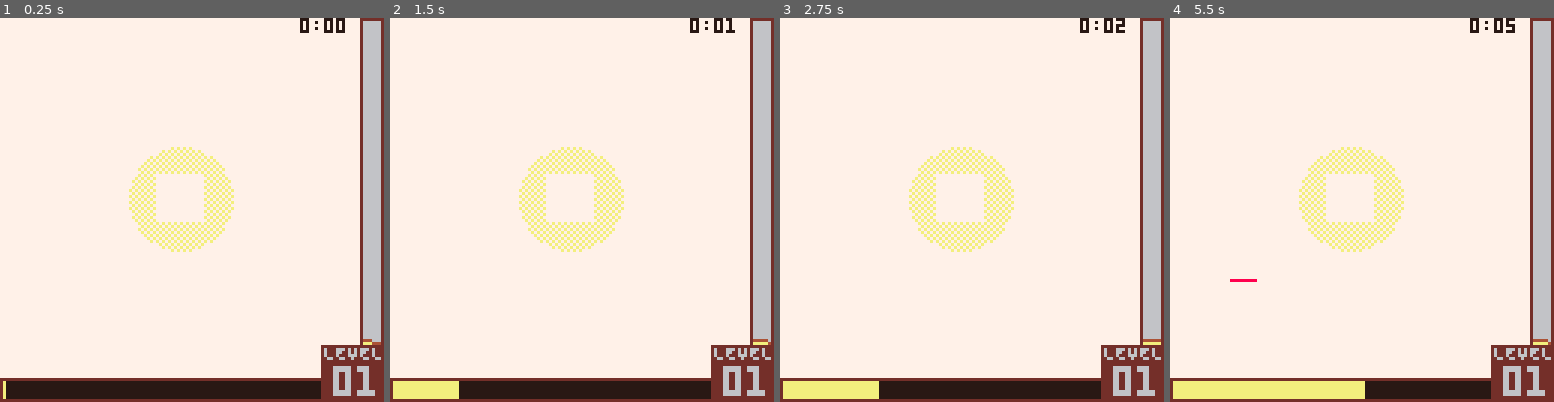
Above: before the commit, frames 1-4 (left to right).
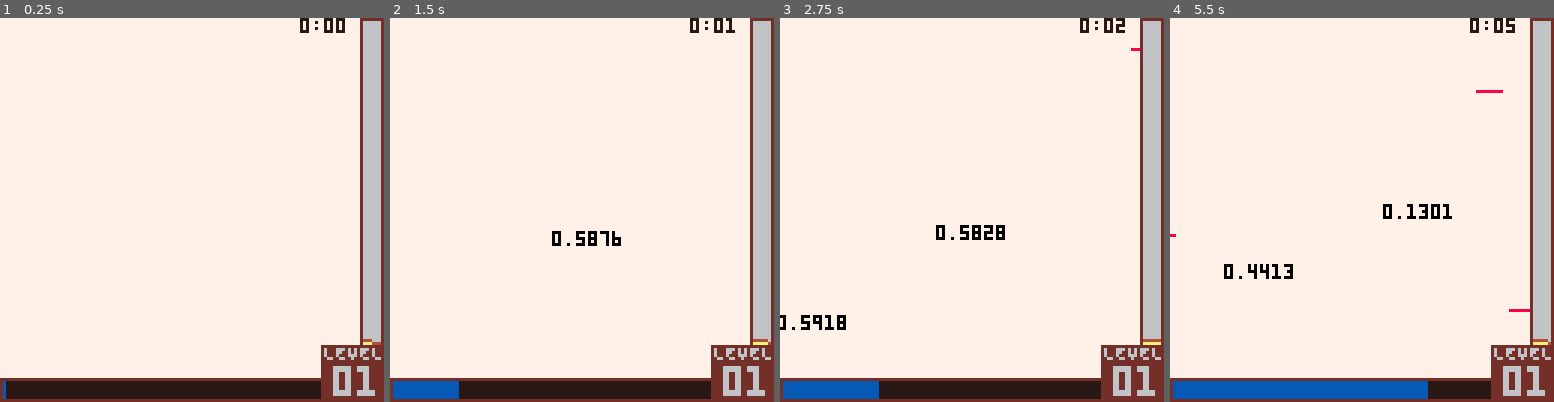
Above: after the commit, the same moments.

Repository: wsasaki01/bath-hack-2026
Game: PICO-8 cartridge fake.p8
The game is run twice, just before and just after one commit, with the same random seed, the same clock (stepped at 60 frames per second) and the same inputs.
Inputs:
- Up to frame 1 (0.25 s): no input
- Up to frame 2 (1.5 s): tap X (X key) at 0.33, 1.07 s; tap O (Z key) at 0.7 s
- Up to frame 3 (2.75 s): hold Right 1.6-2.1 s; tap O (Z key) at 1.7, 2.1, 2.5 s; tap X (X key) at 1.85 s; hold Up 2.15-2.42 s; hold Right from 2.47 s (still down)
- Up to frame 4 (5.5 s): tap O (Z key) every 0.4 s from 2.9 to 5.3 s; tap X (X key) at 2.97, 4.08, 5.2 s; release Right at 3.03 s; hold Left 3.08-3.58 s; hold Down 3.63-3.97 s; hold Right 4.02-4.68 s; hold Up 4.73-5.03 s; hold Left from 5.08 s (still down)

The runs differ from the first frame. In frame 1, 2.2% of the frame differs, in the area x 0-61%, y 33-100%; in frame 2, 3.2%; in frame 3, 3.8%; in frame 4, 6.0%, in the area x 0-94%, y 18-100%.

Commit message:
Dart projectile sprite

Diff:
--- a/draw.lua
+++ b/draw.lua
@@ -168,7 +168,7 @@
 		print("LEVEL",108,109,1)
 		print("\^t\^w"..(plyr.level<10 and "0" or "")..plyr.level,111,116)
 		rectfill(1,121,106,126,7)					-- Full (empty) XP bar
-		rectfill(1,121,1+105*plyr.xp/100,126,12)	-- Collected XP
+		rectfill(1,121,1+105*plyr.xp/100,126,3)	-- Collected XP
 
 		alc_height = 100-plyr.hp
 		rectfill(120,0,128,108,6)	-- Main right bar
--- a/init.lua
+++ b/init.lua
@@ -82,11 +82,12 @@
 
 	-- Setup enemies
 	enemies_setup()
-	enemy_limit = 1
+	enemy_limit = 10
 	enemy_respawn_gap = 20
 
 	-- Add a new item to roster
 	items = {}
+	add(items, create_item("proj", 1))
 	item_data[1].equipped = true
 
 	screen_list = {}	-- Screen effects
@@ -98,7 +99,7 @@
 		end
 		add(screen_damage_mtrx, row)
 	end
-	add(items, create_item("screen", 3))
+	--add(items, create_item("screen", 3))
 
 	-- Selecting an item on level up
 	selecting_item = false
@@ -116,12 +117,17 @@
 	},
 	{
 		name="egg", id=2,equipped=false,
-		desc="eGG YOUR\nOPPONENTS!.",
+		desc="eGG YOUR\nOPPONENTS!",
 		sprx=8, spry=32, spr=65
 	},
 	{
 		name="cs stench", id=3,equipped=false,
 		desc="eVER HEARD OF\nDEODORANT??",
-		sprx=16, spry=32, spr=66
+		sprx=0, spry=48, spr=96
+	},
+	{
+		name="camera flash", id=3,equipped=false,
+		desc="fLASHBANG WITH\nPHOTOGRAPHY!",
+		sprx=8, spry=48, spr=97
 	},
 }
--- a/projectiles.lua
+++ b/projectiles.lua
@@ -11,7 +11,7 @@
 	-- Types 1 and 2 are the same, but with slightly different direction management
 	if type<=2 then
 		proj = proj_parent:new({
-			x=start_x, y=start_y, damage=10,
+			x=start_x, y=start_y, damage=10, dir=0,
 
 			update = function(self, parent_enemy)
 				-- Move in that direction
@@ -23,8 +23,8 @@
 
 				-- Destroy self if colliding with enemy
 				if collide_2(self, parent_enemy) then
+					del(parent_enemy.projs, self)			-- Destroy self
 					parent_enemy:take_damage(self.damage)	-- Decrease enemy's health on hit
-					del(parent_enemy.projs, self)			-- Destroy self
 				end
 			end,
 
@@ -34,7 +34,8 @@
 			end,
 
 			draw = function(_ENV)
-				spr(22, x-4, y-4)
+				spr(80, x-4, y-4, 1, 1, not (dir<0.25 or 0.75<dir))
+				print(dir,x,y+8,2)
 			end,
 		})
 
Not shown, changed: ideation.md
